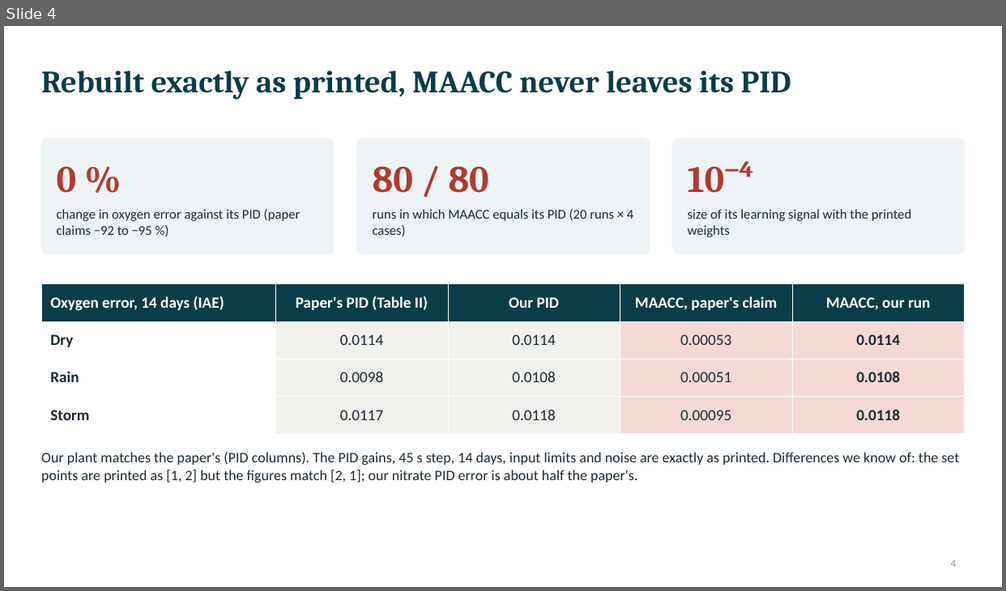
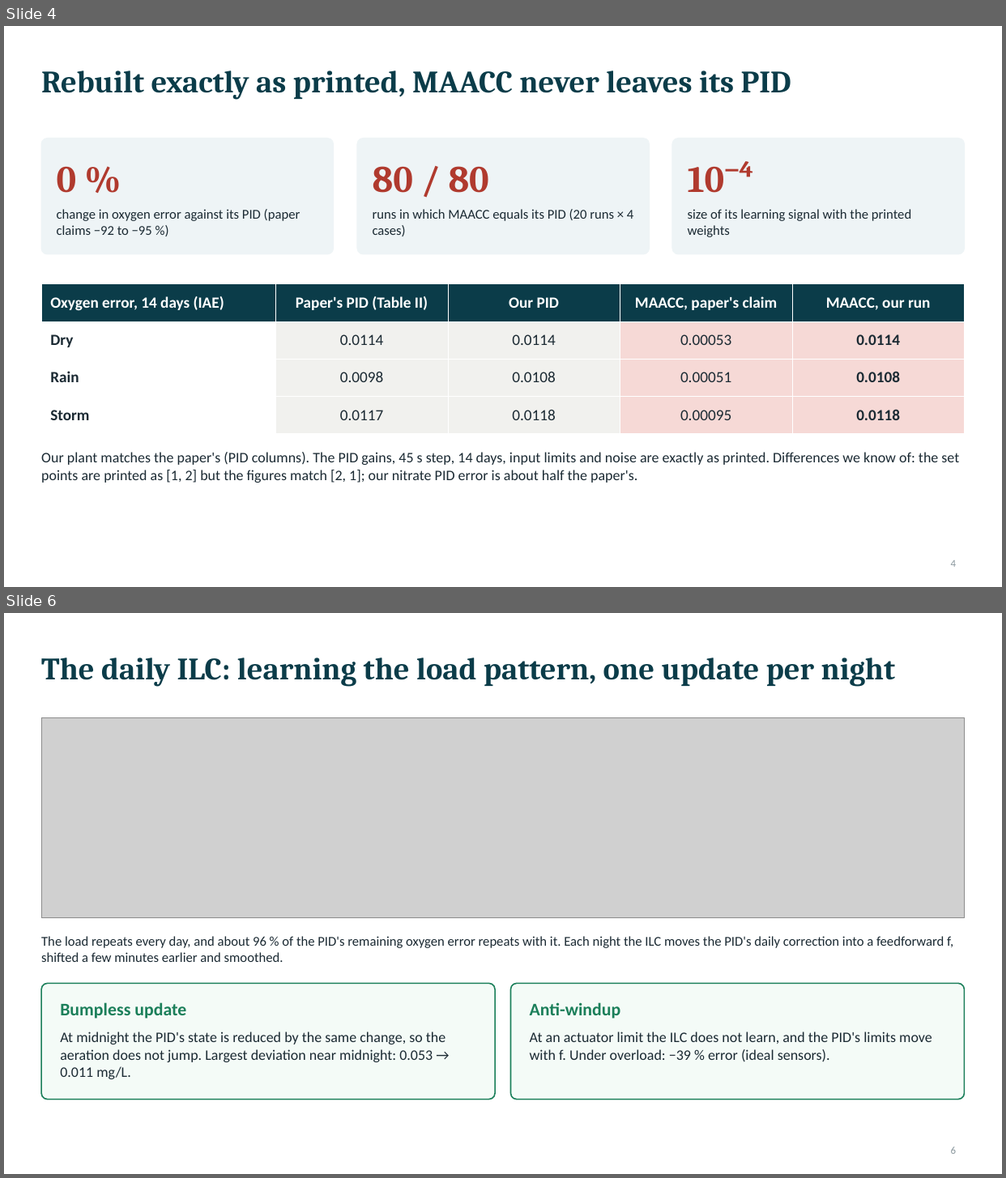
Before and after one commit to Amritha902/water_resource, a slide deck: docs/Paper1_Architecture_Deck.pptx. Shown one above the other, each under a label of ours: slide 4 before the commit, slides 4 and 6 after it; the slides between them are not shown. The pictures are 1006x591 and 1006x1178 pixels, drawn with LibreOffice and Linux fonts; fonts in the diff are those of the drawing; grey boxes stand for pictures. Boxes give left, top, right and bottom in pixels: in the first picture for what was removed or moved away, otherwise in the second. Text is boxed around its words. In the diff, an @@ line names an element or a change of style, - is before the commit and + after.

Commit message:
Paper 1: deck with the new diagrams and figures; paper adds ILC algorithm, training settings, pre-declared answers, recommendations

```diff
--- a/docs/Paper1_Architecture_Deck.pptx
+++ b/docs/Paper1_Architecture_Deck.pptx
@@ slide 6 added at [4,613,1002,1174], background #FFFFFF @@
@@ title added at [41,658,896,687], 30 pt, text #0B3C49, bold @@
+The daily ILC: learning the load pattern, one update per night
@@ picture added at [41,717,965,918] @@
@@ text added at [41,936,953,962], 13 pt, text #1B2A33 @@
+The load repeats every day, and about 96 % of the PID's remaining oxygen error repeats with it. Each night the ILC moves the PID's daily correction into a feedforward f, shifted a few minutes earlier and smoothed.
@@ rounded rectangle added at [41,983,495,1100], fill #F4FBF7, outline #1B7F5A 1.25 pt @@
@@ rounded rectangle added at [511,983,965,1100], fill #F4FBF7, outline #1B7F5A 1.25 pt @@
@@ text added at [60,1003,186,1019], 17 pt, text #1B7F5A, bold @@
+Bumpless update
@@ text added at [530,1003,621,1019], 17 pt, text #1B7F5A, bold @@
+Anti-windup
@@ text added at [60,1032,445,1080], 14 pt, text #1B2A33 @@
+At midnight the PID's state is reduced by the same change, so the aeration does not jump. Largest deviation near midnight: 0.053 → 0.011 mg/L.
@@ text added at [530,1032,932,1063], 14 pt, text #1B2A33 @@
+At an actuator limit the ILC does not learn, and the PID's limits move with f. Under overload: −39 % error (ideal sensors).
@@ page number added at [951,1147,956,1154], 10 pt, text #8A979D @@
+6
```
Also in this commit, not shown: 5 slides changed, 3 other slides added, 2 slides removed, 5 other files.
